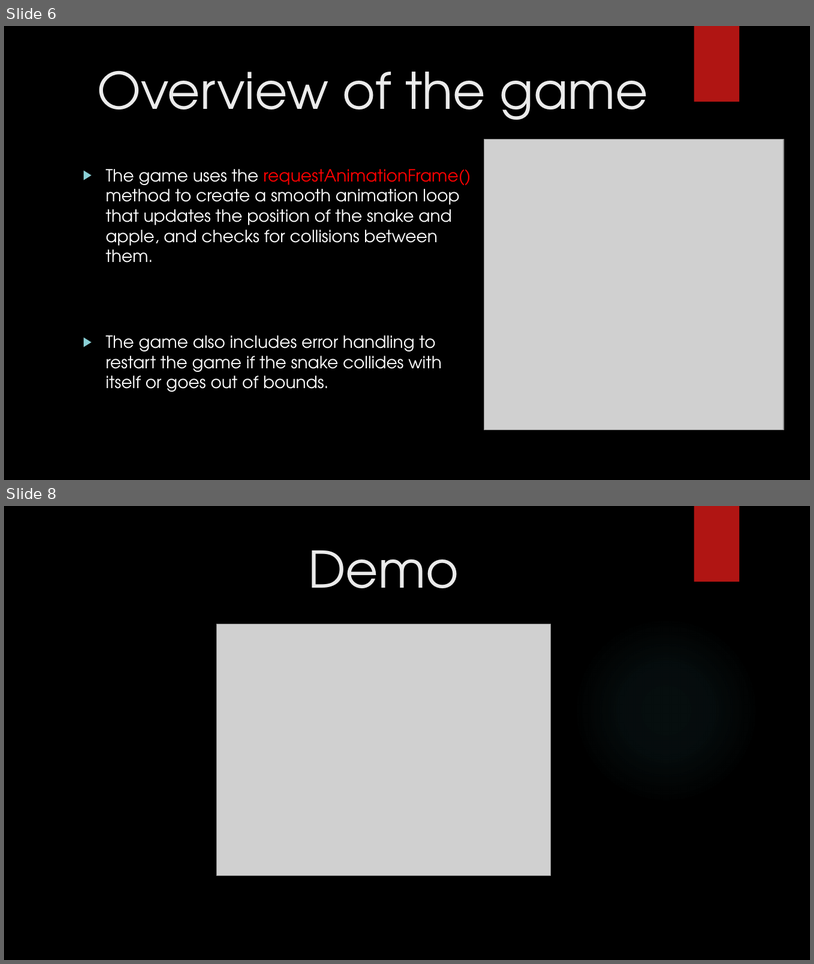
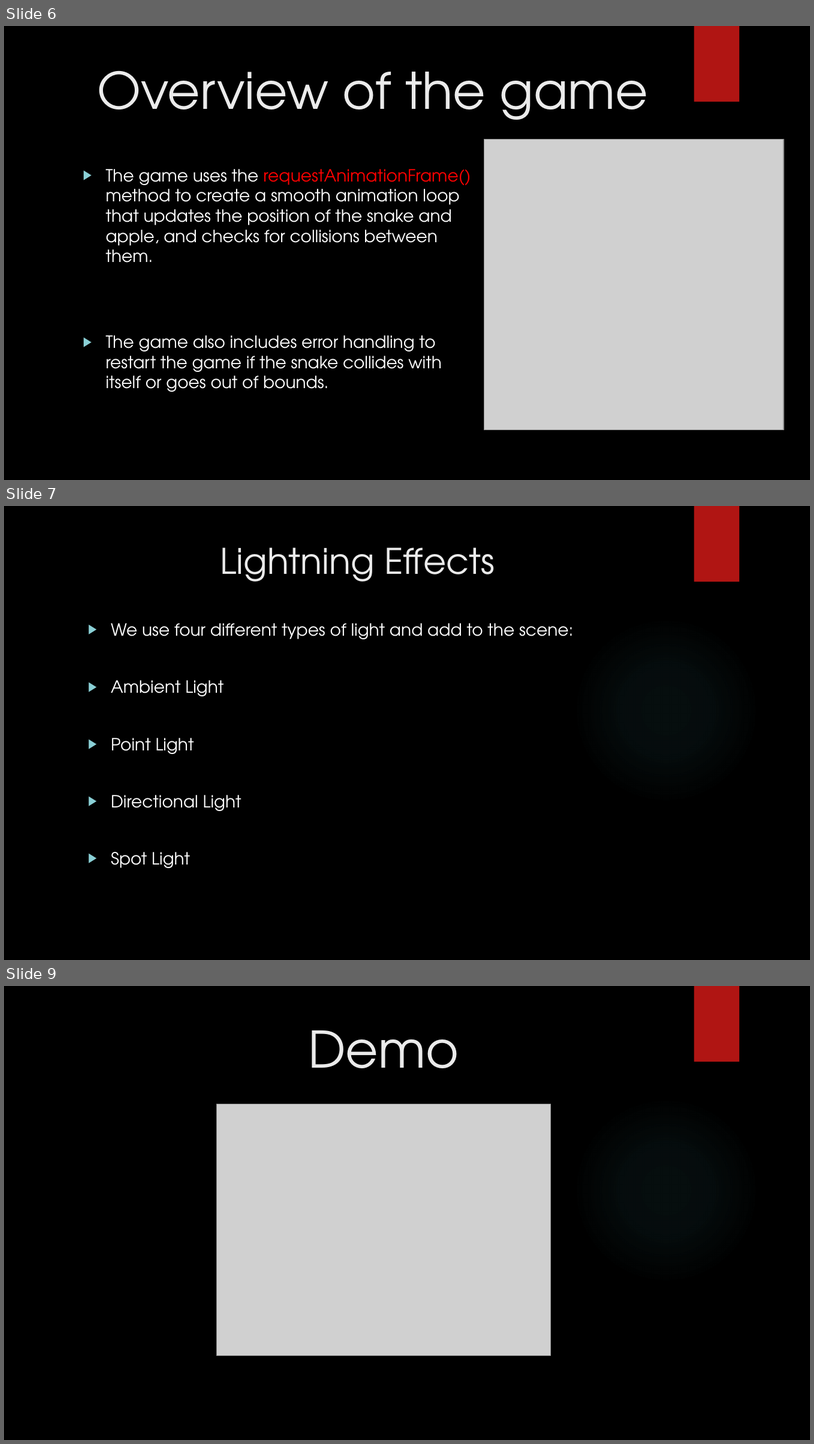
Before and after one commit to KhoaNguyen1804/Computer_Graphic_2023, a slide deck: Presentation.pptx. Shown one above the other, each under a label of ours: slides 6 and 8 before the commit, slides 6, 7 and 9 after it; the slides between them are not shown. The pictures are 814x964 and 814x1444 pixels, drawn with LibreOffice and Linux fonts; fonts in the diff are those of the drawing; grey boxes stand for pictures; background and template pictures are left out. Boxes give left, top, right and bottom in pixels: in the first picture for what was removed or moved away, otherwise in the second. Text is boxed around its words. In the diff, an @@ line names an element or a change of style, - is before the commit and + after.

```diff
--- a/Presentation.pptx
+++ b/Presentation.pptx
@@ slide 7 added at bbox=[4, 506, 810, 960], background picture (left out); not listed: 2 template elements that a slide beside it also shows @@
@@ title added at bbox=[221, 547, 495, 582], 42 pt, text #EBEBEB @@
+Lightning Effects
@@ text added at bbox=[111, 623, 573, 868], 20 pt, text #FFFFFF @@
+▶ We use four different types of light and add to the scene:
+▶ Ambient Light
+▶ Point Light
+▶ Directional Light
+▶ Spot Light
@@ what was slide 8 is now slide 9 @@
```
Also in this commit, not shown: 1 other file.
